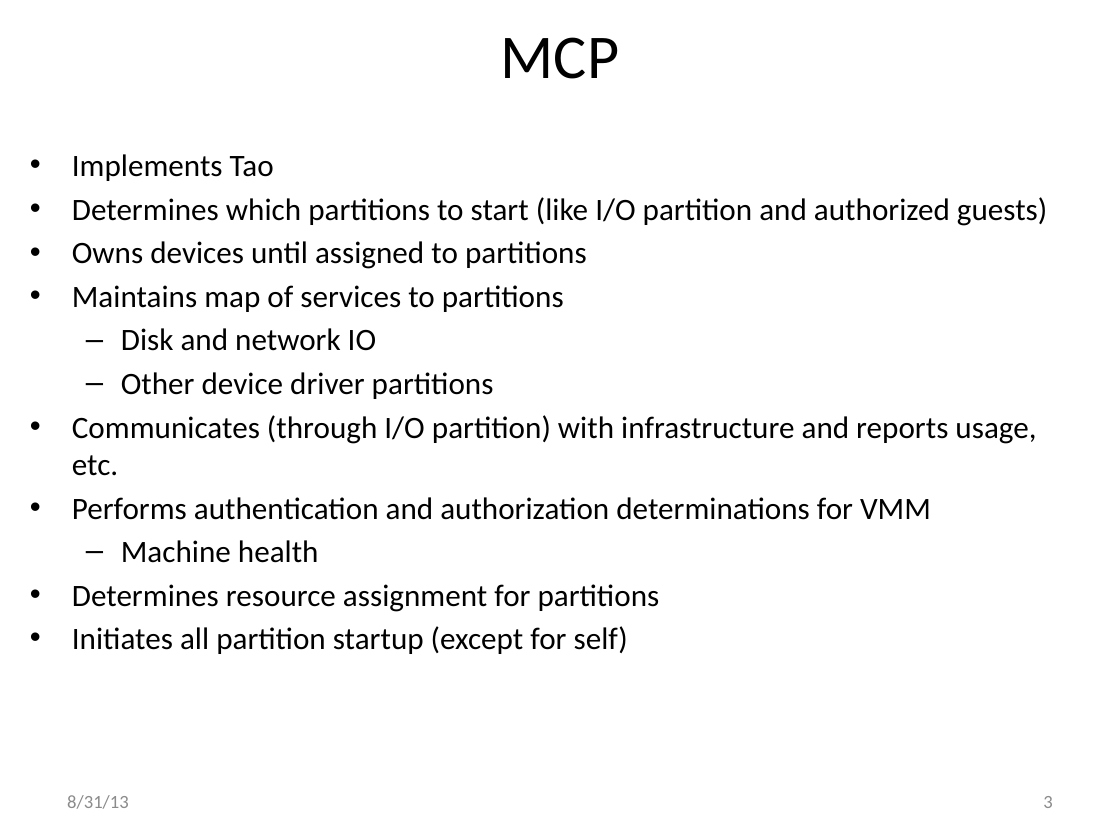
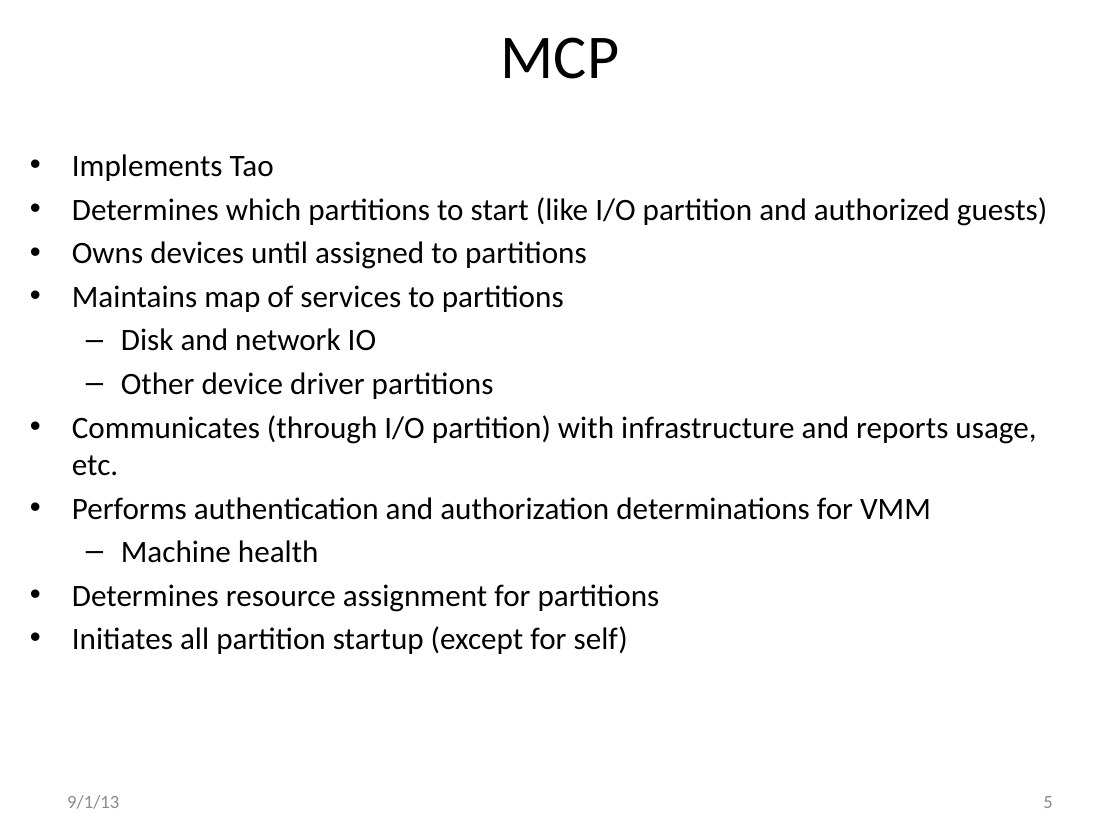
Before and after one commit to jlmucb/cloudproxy, a slide deck: slide 5 of Doc/Hypervisor.pptx (slide 3 before the commit). Drawn at 1120x840 pixels with LibreOffice and Linux fonts; fonts in the diff are those of the drawing. Boxes give left, top, right and bottom in pixels: in the first picture for what was removed or moved away, otherwise in the second. Text is boxed around its words. In the diff, an @@ line names an element or a change of style, - is before the commit and + after.

```diff
--- a/Doc/Hypervisor.pptx
+++ b/Doc/Hypervisor.pptx
@@ text at (67, 795, 119, 809): text changed @@
-8/31/13
+9/1/13
@@ page number at (1043, 796, 1052, 808): text changed @@
-3
+5
```
Also in this commit, not shown: 3 other slides changed, 10 slides added, 4 other files.
